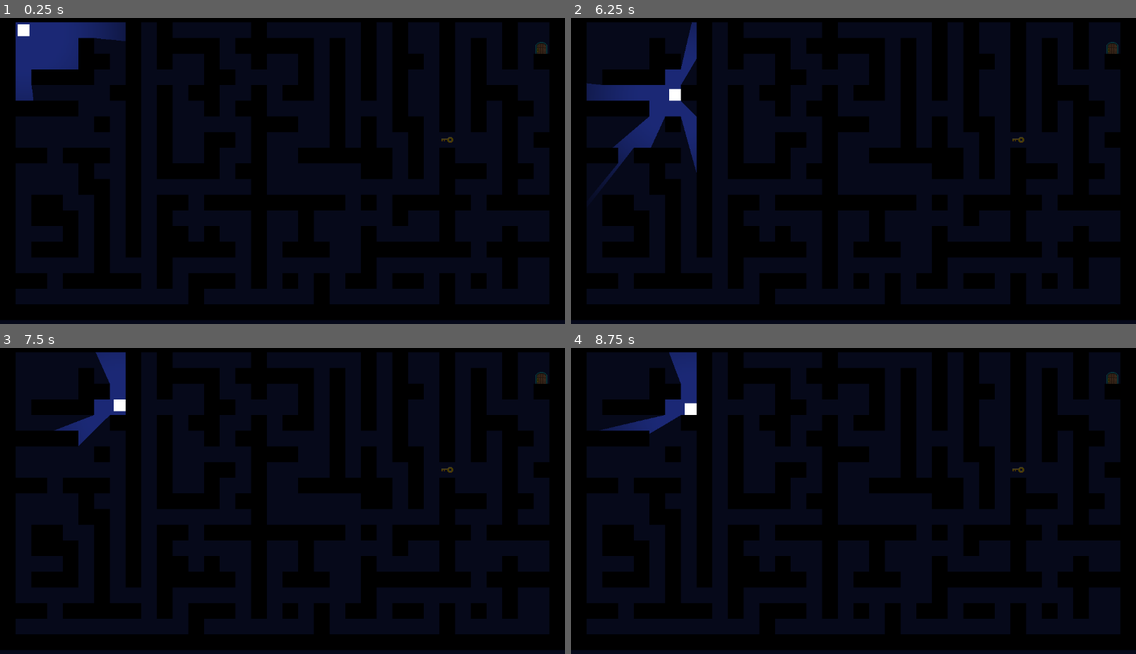
Above: before the commit, frames 1-4 (two rows, left to right).
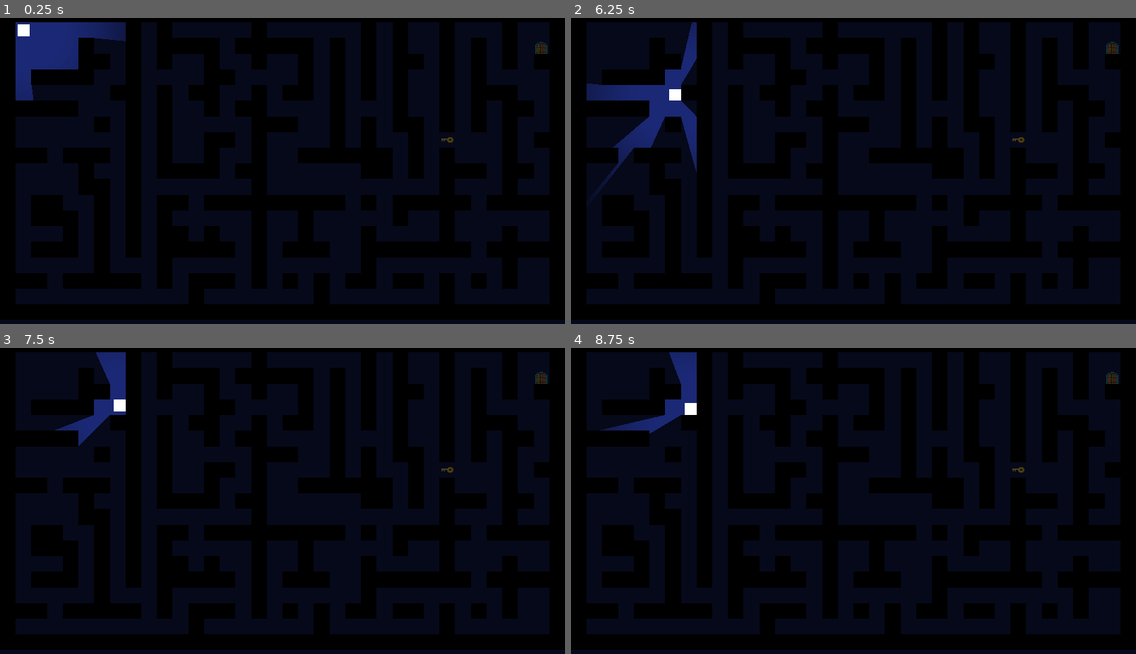
Above: after the commit, the same moments.

Repository: NA-Game-Design/LightMazeDemo
Game: Godot game, scene res://main.tscn
Two runs of this game, one before a commit and one after it. Both use one fixed random seed, a clock stepped at 60 frames per second and the inputs below.
Inputs:
- Up to frame 1 (0.25 s): no input
- Up to frame 2 (6.25 s): tap Enter at 0.5, 2.75, 5 s; hold Right (ui_right) 0.53-1.28 s; hold Down (ui_down) 1.28-2.03 s; tap Space at 2, 3.5, 5.75 s; hold Right (ui_right) 2.03-2.78 s; hold Up (ui_up) 2.78-3.53 s; hold Left (ui_left) 3.53-5.03 s; hold Down (ui_down) 5.03-5.78 s; hold Right (ui_right) from 5.78 s (still down)
- Up to frame 3 (7.5 s): release Right (ui_right) at 6.53 s; hold Up (ui_up) 6.53-7.28 s; hold Right (ui_right) from 7.28 s (still down)
- Up to frame 4 (8.75 s): release Right (ui_right) at 8.03 s; hold Down (ui_down) from 8.03 s (still down)

The runs differ from the first frame. In frame 1, less than 0.1% of the frame differs, in the area x 2-97%, y 2-41%; in frame 2, less than 0.1%, in the area x 2-97%, y 2-52%; in frame 3, less than 0.1%; in frame 4, less than 0.1%.

Commit message:
Fixed Fullscreen

Diff:
--- a/project.godot
+++ b/project.godot
@@ -17,5 +17,5 @@
 
 [display]
 
-window/stretch/mode="viewport"
-window/stretch/aspect="expand"
+window/size/mode=3
+window/stretch/mode="canvas_items"
Not shown, changed: docs/index.pck
